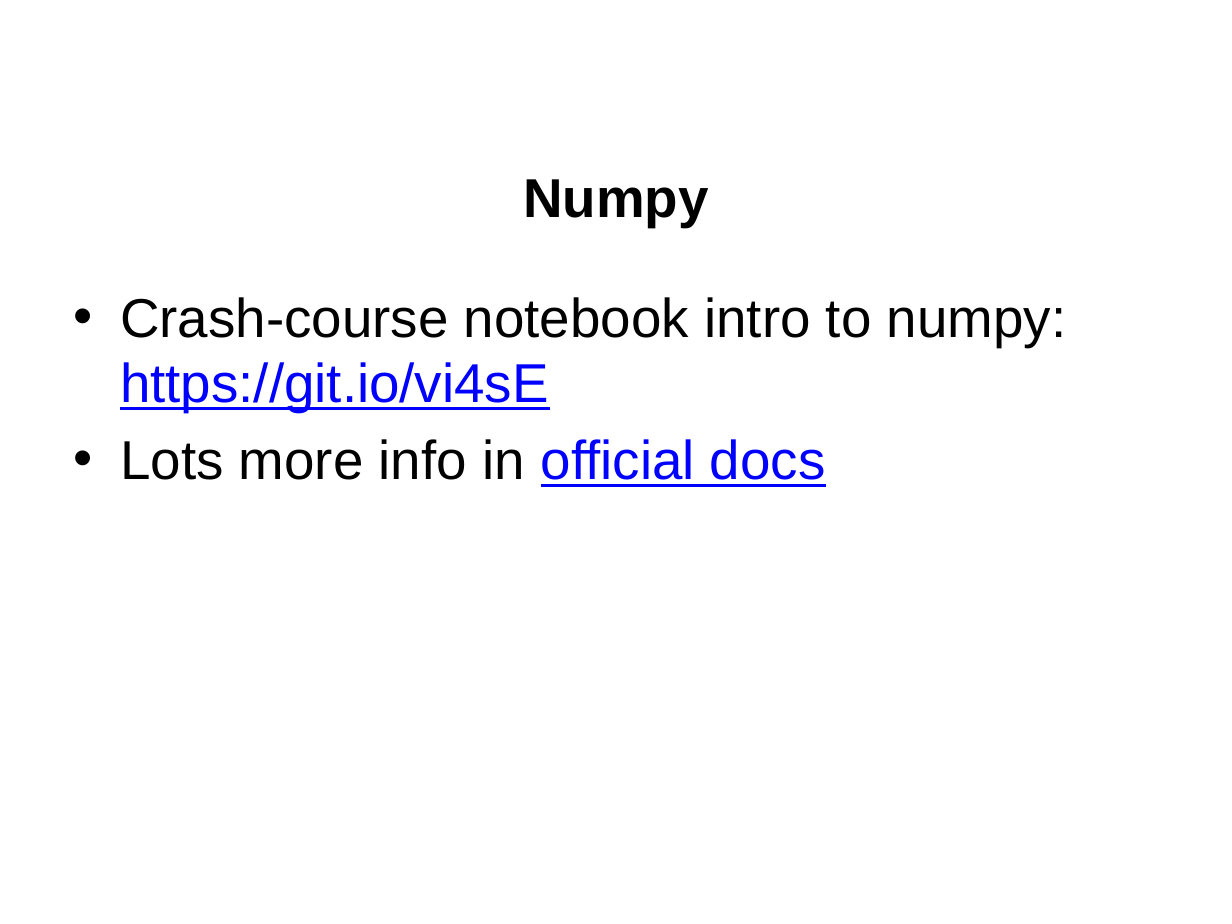
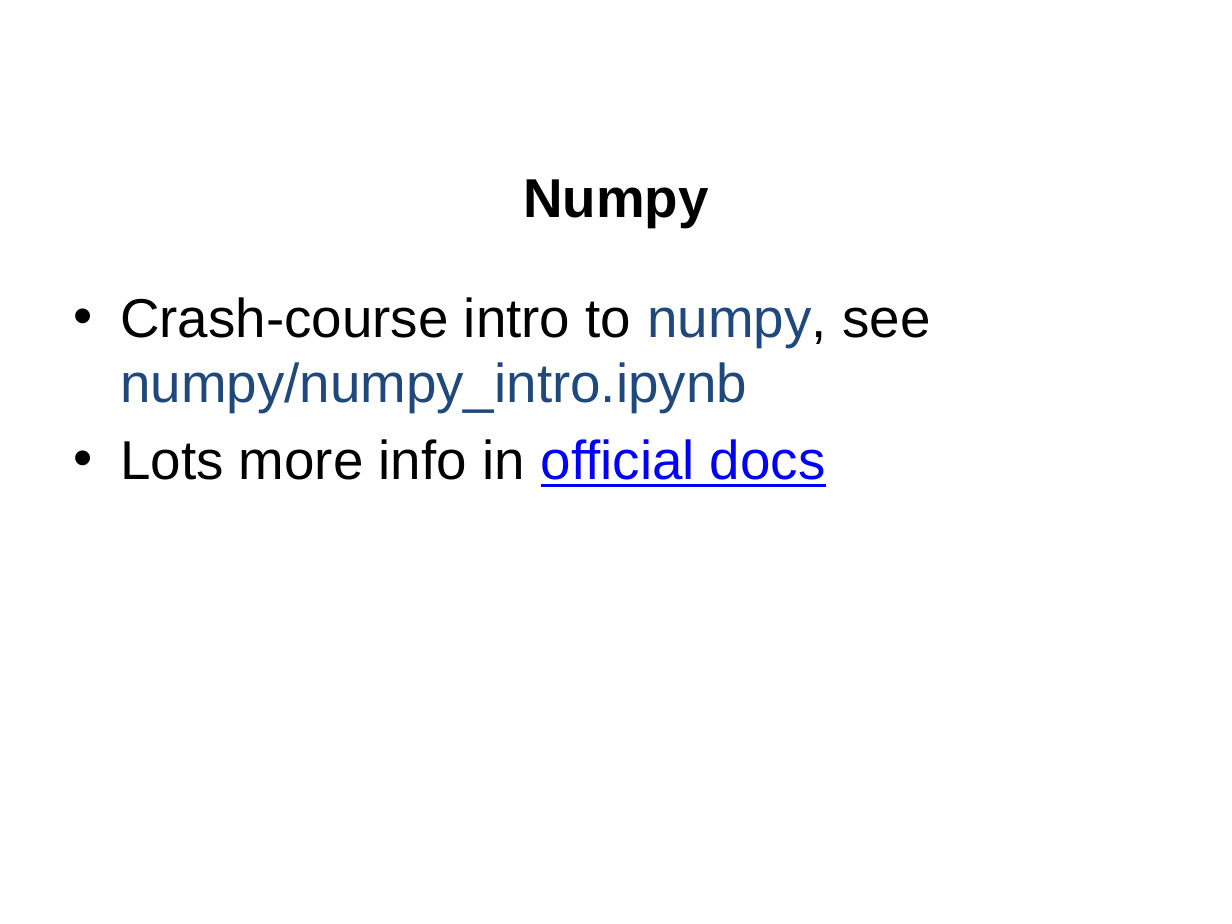
Before and after one commit to jgerity/talks, a slide deck: slide 9 of 2016/computing_workgroup/python_modules/python_scientific_modules.pptx. Drawn at 1232x924 pixels with LibreOffice and Linux fonts; fonts in the diff are those of the drawing; background and template pictures are left out. Boxes give left, top, right and bottom in pixels: in the first picture for what was removed or moved away, otherwise in the second. Text is boxed around its words. In the diff, an @@ line names an element or a change of style, - is before the commit and + after.

Commit message:
Talk-ready version with references to notebooks in this repo

```diff
--- a/2016/computing_workgroup/python_modules/python_scientific_modules.pptx
+++ b/2016/computing_workgroup/python_modules/python_scientific_modules.pptx
@@ text at bbox=[120, 297, 930, 412]: text changed; text colour #000000 to #1F497D @@
-• Crash-course notebook intro to numpy: https://git.io/vi4sE
+• Crash-course intro to numpy, see numpy/numpy_intro.ipynb
```
Also in this commit, not shown: 6 other slides changed, 1 slide added, 5 slides removed.
